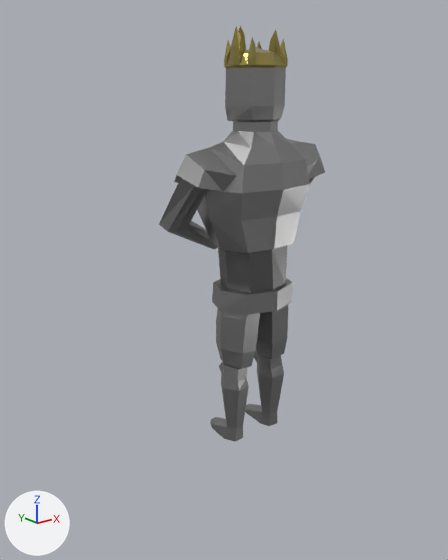
An edit to the Blender file blender_projects/judge.blend, drawn before and after from the same camera.
Both versions are drawn from a 50 mm camera at (-13.49, -33.35, 24.12) aimed at (-0.08, -16.58, 17.41). The lights are fixed; the arrows at lower left show +X, +Y and +Z. The picture after the commit comes second.

Objects in the first picture: 'body'.
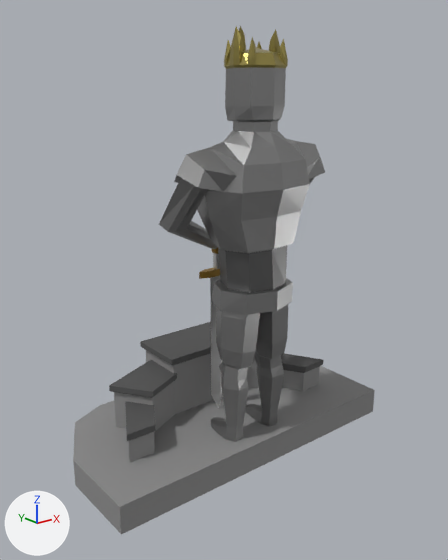
What differs and where, as boxes (x1, y1, x2, y2) in the pictures (448 x 560 px):
```json
{"object": "altar", "change": "shown", "after": [73, 322, 375, 534]}
{"object": "sword", "change": "shown", "after": [199, 247, 223, 408]}
```

Edits to the scene script, one JSON object a line:
```json
{"op": "remove", "block": "ob_sword", "code": "ob_sword.hide_set(True)"}
{"op": "remove", "block": "ob_altar", "code": "ob_altar.hide_set(True)"}
```
